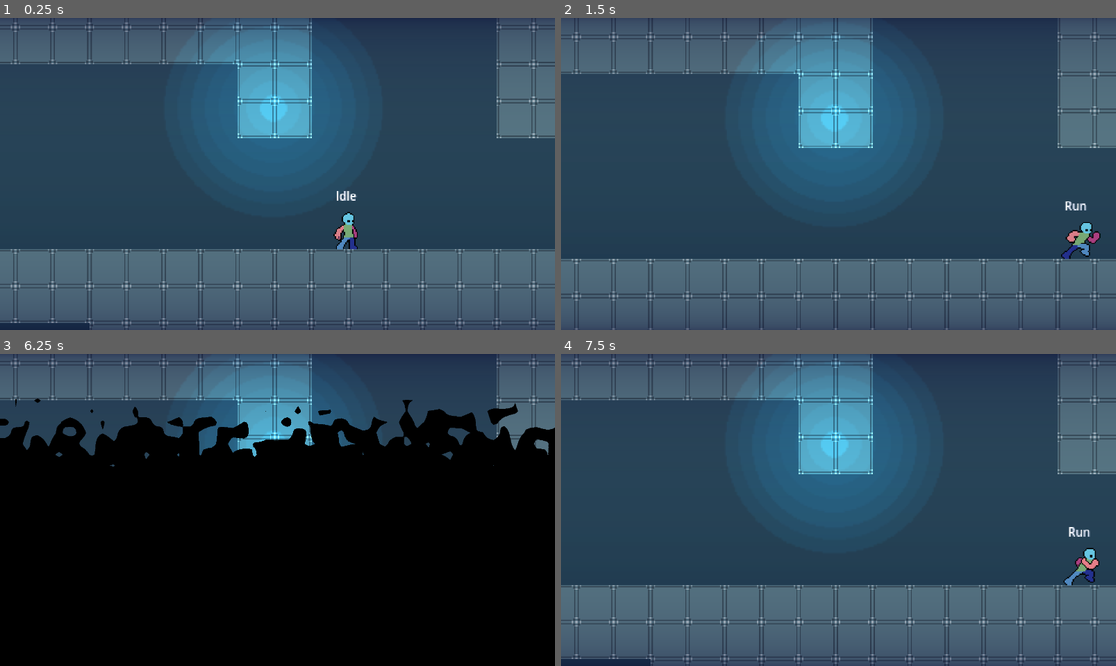
Above: before the commit, frames 1-4 (two rows, left to right).
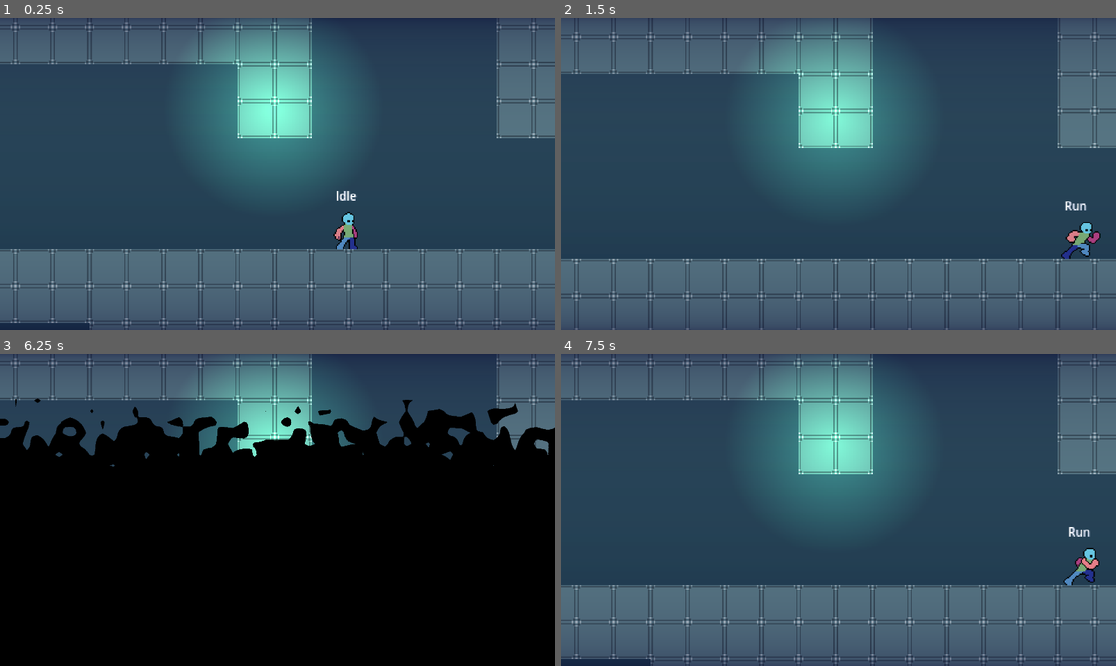
Above: after the commit, the same moments.

Repository: TianJunShi1/harry-forge
Game: Godot game, scene res://main.tscn
Same seed, same stepped clock (60 frames per second), same inputs: the game is played once before the commit and once after it.
Inputs (mouse positions are in pixels of both pictures, inside the frame that each line leads up to):
- Up to frame 1 (0.25 s): no input
- Up to frame 2 (1.5 s): tap Enter at 0.5 s; move the mouse to (960, 158) at 0.52 s; hold D (right) from 0.53 s (still down); tap E (action) at 0.6 s; tap Space (jump) at 0.77 s; move the mouse to (727, 189) at 1.27 s; tap Shift (run) at 1.35 s
- Up to frame 3 (6.25 s): tap Space (jump) at 1.52, 3.02, 3.77, 4.52, 6.02 s; move the mouse to (333, 441) at 2.02 s; release D (right) at 2.03 s; hold A (left) 2.03-2.78 s; tap E (action) at 2.1, 3.6, 5.1 s; move the mouse to (249, 572) at 2.77 s; hold D (right) 2.78-4.28 s; tap Shift (run) at 2.85, 4.35, 5.85 s; move the mouse to (444, 556) at 3.52 s; move the mouse to (111, 463) at 4.27 s; hold A (left) 4.28-5.03 s; move the mouse to (305, 510) at 5.02 s; hold D (right) 5.03-5.78 s; move the mouse to (194, 432) at 5.77 s; hold A (left) from 5.78 s (still down)
- Up to frame 4 (7.5 s): move the mouse to (960, 494) at 6.52 s; tap E (action) at 6.6 s; tap Space (jump) at 6.77 s; move the mouse to (727, 525) at 7.27 s; release A (left) at 7.28 s; hold D (right) from 7.28 s (still down); tap Shift (run) at 7.35 s

The runs differ from the first frame. In frame 1, 4.4% of the frame differs, in the area x 40-58%, y 10-45%; in frame 2, 3.0%; in frame 3, 1.7%; in frame 4, 3.1%.

Commit message:
Replace TorchLight PointLight2D with Torch.tscn instance in Level 1
Swaps the bare PointLight2D node for the configured Torch prefab
(animated glow sprite + flickering light) at the same world position.
Removes the now-unused glow1.png ext_resource reference.

https://claude.ai/code/session_01Nep7k7bm9abyPcpCngC5Ws

Diff:
--- a/Level/00_chapter1/01.tscn
+++ b/Level/00_chapter1/01.tscn
@@ -2,8 +2,8 @@
 
 [ext_resource type="TileSet" uid="uid://ttxdyeaie8lc" path="res://Level/tileset/Test_Block.tres" id="1_qyxhl"]
 [ext_resource type="PackedScene" uid="uid://dgjrbwlwhdtny" path="res://Player/player.tscn" id="2_6rgpo"]
-[ext_resource type="Texture2D" uid="uid://b578ogxwiqekh" path="res://Interactable/Torch/glow_ani/glow1.png" id="3_nbwsf"]
 [ext_resource type="PackedScene" uid="uid://bc5woagptill0" path="res://Interactable/BouncePad/BouncePad.tscn" id="3_qj3k6"]
+[ext_resource type="PackedScene" uid="uid://3wpfik1dxy0i" path="res://Interactable/Torch/Torch.tscn" id="9_torch"]
 [ext_resource type="PackedScene" uid="uid://ccog6gubguhwb" path="res://general/camera/camera_bounds.tscn" id="4_hp1sv"]
 [ext_resource type="PackedScene" uid="uid://bm3dap7qk2xt5" path="res://general/camera/game_camera.tscn" id="5_cam01"]
 [ext_resource type="PackedScene" uid="uid://bmustsxwdgpm5" path="res://Npc/Npc_sample.tscn" id="6_lw3vo"]
@@ -45,12 +45,8 @@
 tile_map_data = PackedByteArray("AAD//wgAAQAAAAAAAAAAAAgAAQAAAAAAAAABAAgAAQAAAAAAAAACAAgAAQAAAAAAAAADAAgAAQAAAAAAAAAEAA …(12384 unchanged characters)…
 tile_set = ExtResource("1_qyxhl")
 
-[node name="TorchLight" type="PointLight2D" parent="World" unique_id=741852963]
+[node name="Torch" parent="World" unique_id=741852963 instance=ExtResource("9_torch")]
 position = Vector2(1311, -154)
-color = Color(0, 0.80849993, 0.99, 0.6156863)
-energy = 1.4
-texture = ExtResource("3_nbwsf")
-texture_scale = 1.48
 
 [node name="CameraZones" type="Node2D" parent="." unique_id=2005047653]
 
